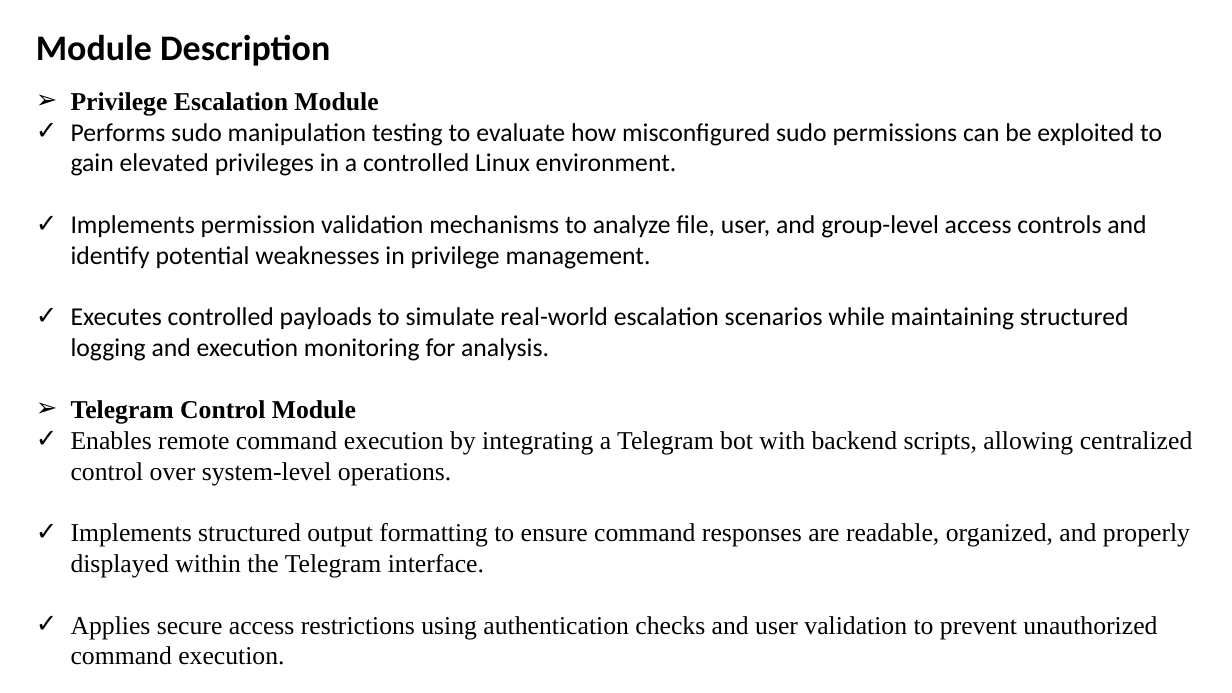
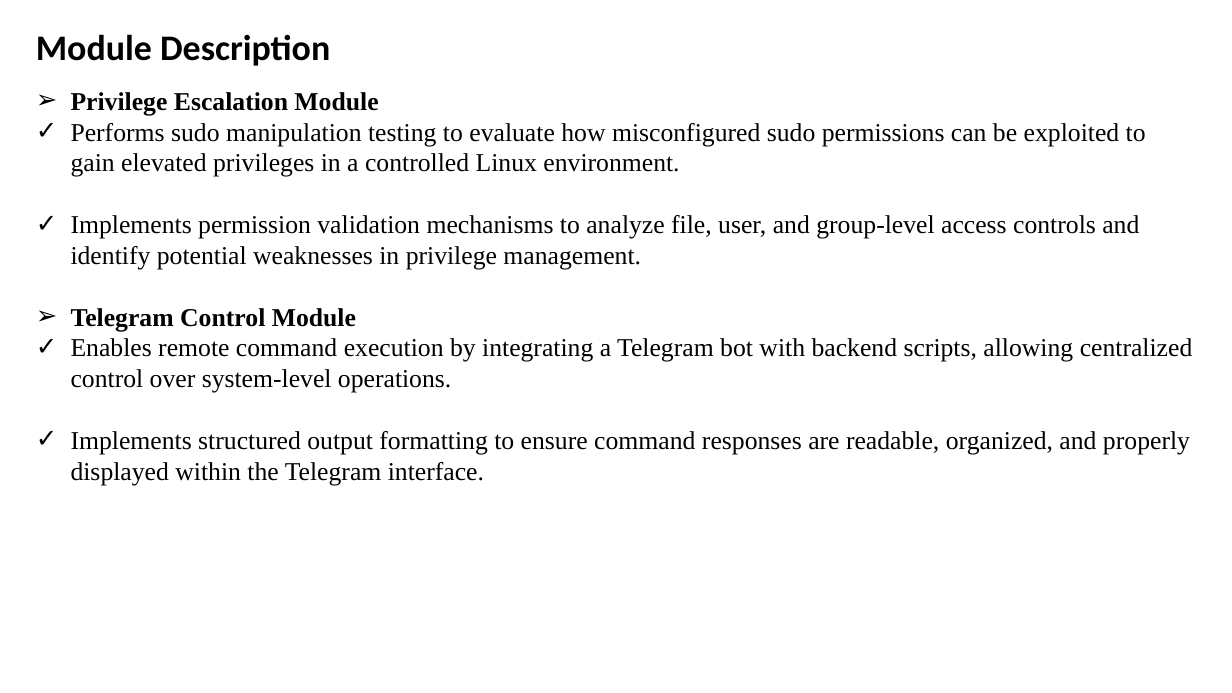
Before and after one commit to nachiket2323/pre-esc, a slide deck: slide 9 of docs/Clg 1st review.pptx. Drawn at 1232x693 pixels with LibreOffice and Linux fonts; fonts in the diff are those of the drawing. Boxes give left, top, right and bottom in pixels: in the first picture for what was removed or moved away, otherwise in the second. Text is boxed around its words. In the diff, an @@ line names an element or a change of style, - is before the commit and + after.

```diff
--- a/docs/Clg 1st review.pptx
+++ b/docs/Clg 1st review.pptx
@@ text at (71,123,1146,270): font Calibri to Times New Roman in "Performs sudo manipulation testing to evaluate how ...", "Implements permission validation mechanisms to analyze file, ..." @@
@@ text at (71,307,1129,361): paragraph removed @@
-✓ Executes controlled payloads to simulate real-world escalation scenarios while maintaining structured logging and execution monitoring for analysis.
@@ text at (71,616,1157,665): paragraph removed @@
-✓ Applies secure access restrictions using authentication checks and user validation to prevent unauthorized command execution.
```
Also in this commit, not shown: 7 other slides changed.
